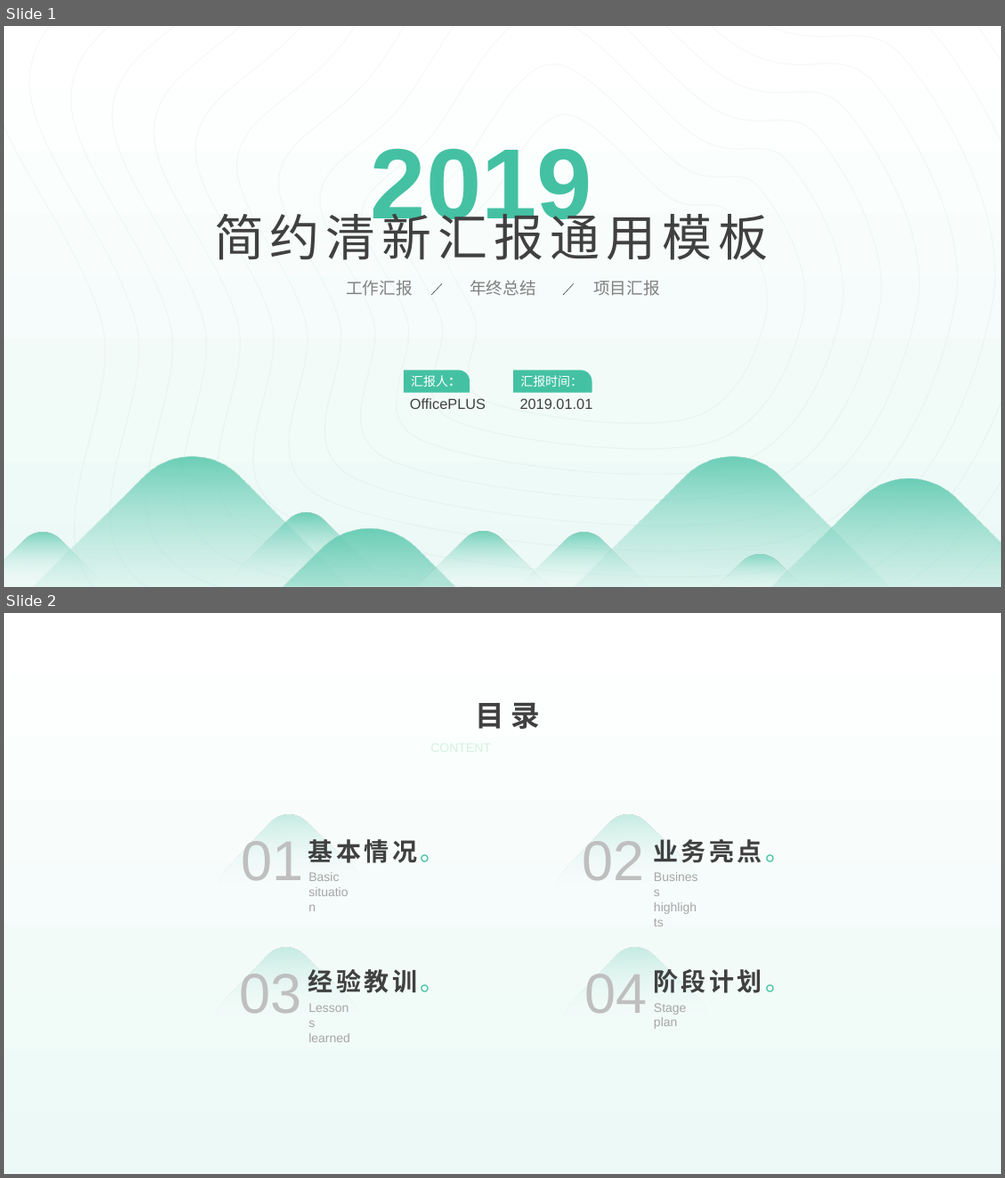
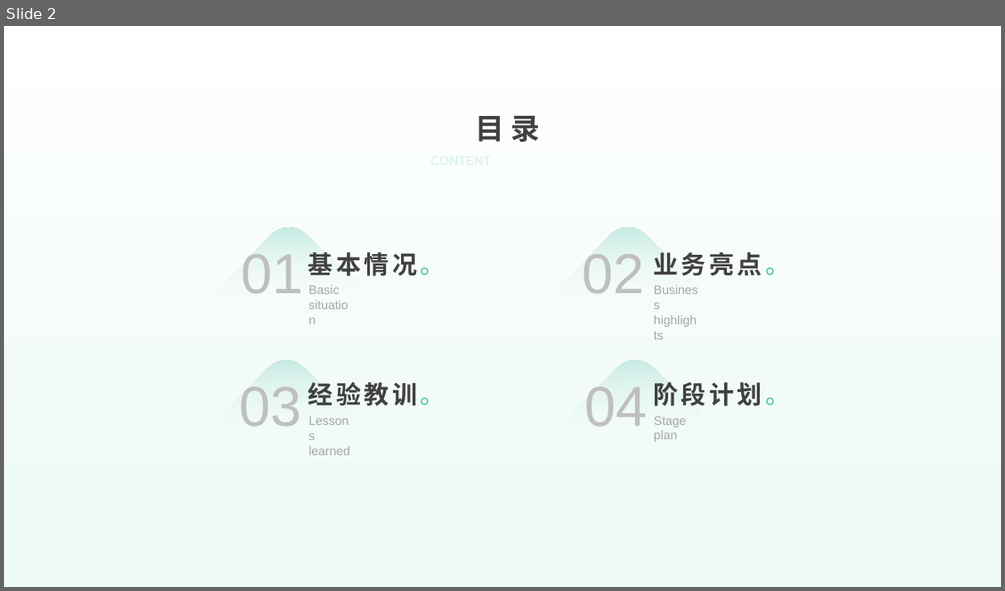
Before and after one commit to SoftwareDevelopmentPractice/DevolopingDocuments, a slide deck: 项目文档/需求分析.pptx. Shown one above the other, each under a label of ours: slides 1 and 2 before the commit, slide 2 after it. The pictures are 1005x1178 and 1005x591 pixels, drawn with LibreOffice and Linux fonts; fonts in the diff are those of the drawing. Boxes give left, top, right and bottom in pixels: in the first picture for what was removed or moved away, otherwise in the second. Text is boxed around its words. In the diff, an @@ line names an element or a change of style, - is before the commit and + after.

```diff
--- a/项目文档/需求分析.pptx
+++ b/项目文档/需求分析.pptx
@@ slide 1 removed at (4, 26, 1001, 587), background gradient #FFFFFF to #ECF9F6 @@
@@ group removed at (4, 26, 1001, 587): 12 freeform shapes @@
@@ text removed at (371, 149, 592, 236) @@
-2019
@@ text removed at (214, 206, 769, 260) @@
-简约清新汇报通用模板
@@ text removed at (346, 280, 412, 296) @@
-工作汇报
@@ line removed from (432, 295) to (442, 283) @@
@@ text removed at (469, 280, 535, 296) @@
-年终总结
@@ line removed from (563, 295) to (574, 283) @@
@@ text removed at (593, 280, 659, 296) @@
-项目汇报
@@ round rect removed at (404, 370, 469, 393) @@
-汇报人：
@@ round rect removed at (513, 370, 591, 393) @@
-汇报时间：
@@ text removed at (410, 398, 485, 409) @@
-OfficePLUS
@@ text removed at (520, 398, 593, 409) @@
-2019.01.01
@@ freeform shape removed at (4, 429, 404, 587) @@
@@ freeform shape removed at (519, 429, 945, 587) @@
@@ freeform shape removed at (694, 451, 1001, 587) @@
@@ freeform shape removed at (154, 500, 583, 587) @@
@@ rounded rectangle removed at (224, 501, 387, 587) @@
@@ freeform shape removed at (4, 522, 107, 587) @@
@@ freeform shape removed at (418, 521, 550, 587) @@
@@ freeform shape removed at (518, 522, 648, 587) @@
@@ freeform shape removed at (717, 544, 802, 587) @@
```
Also in this commit, not shown: 1 slide added.
